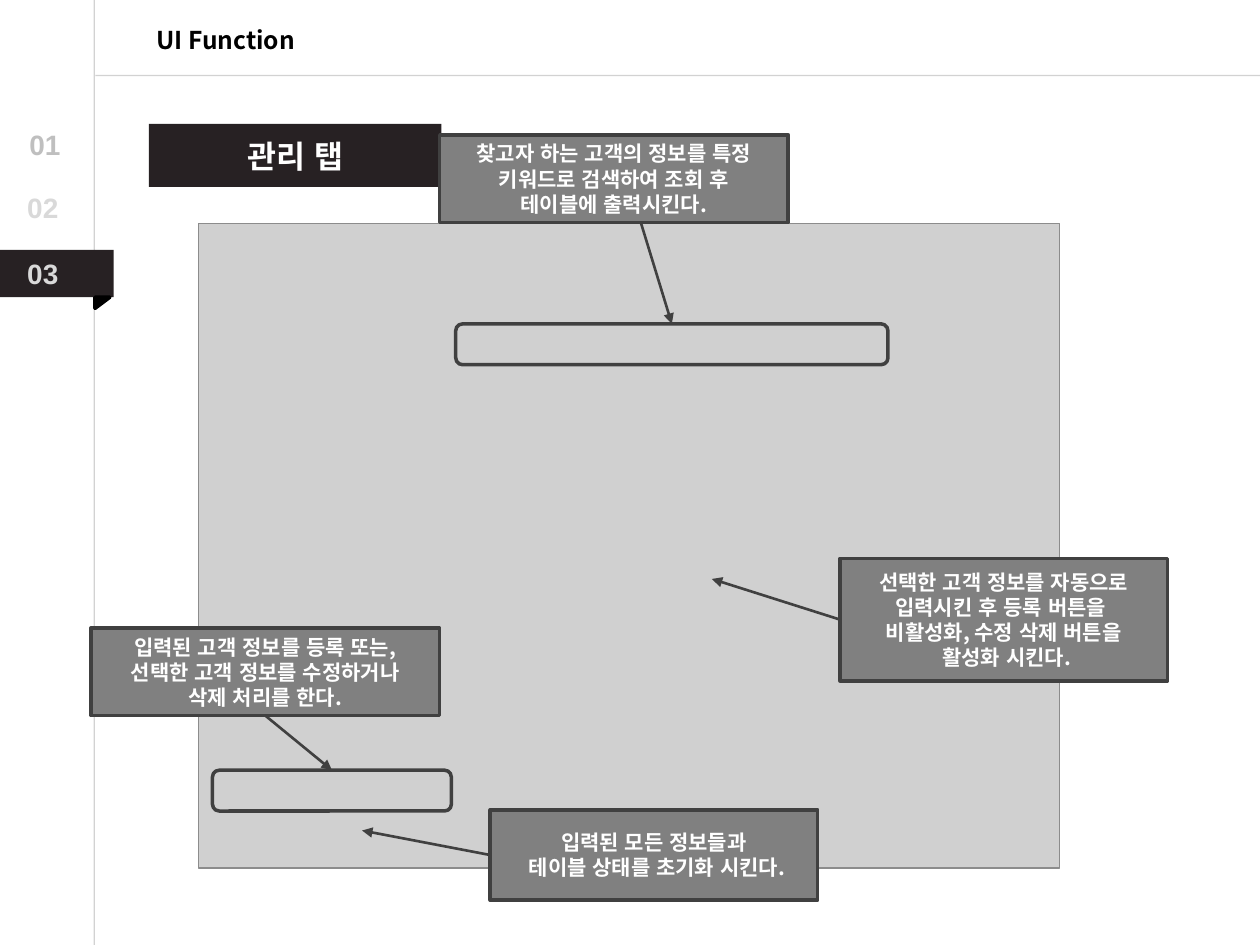
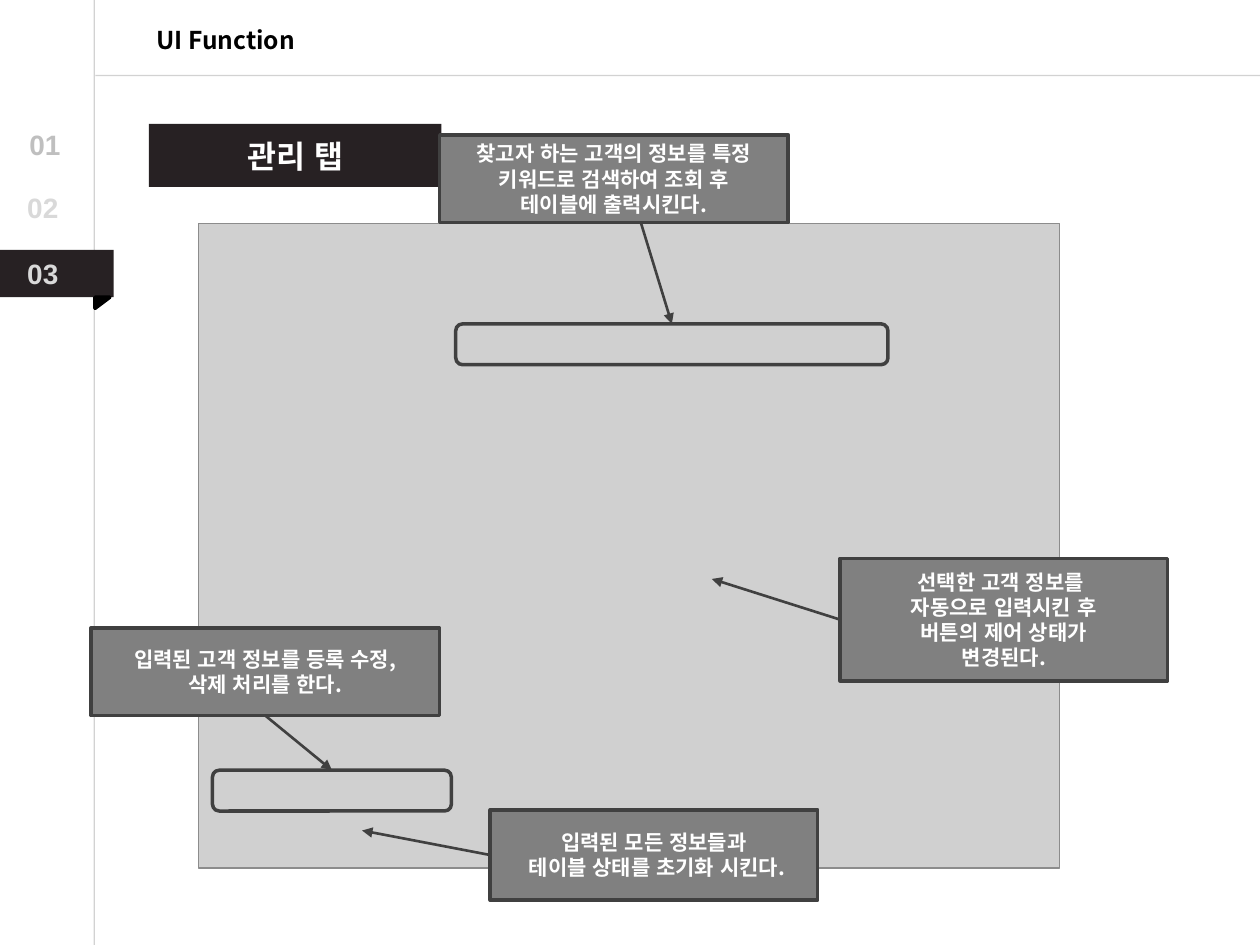
Before and after one commit to Dong-Jun-Shin/COMP_project, a slide deck: slide 35 of Document/DOC_source/ppt/COMP_Project_ppt.pptx. Drawn at 1260x945 pixels with LibreOffice and Linux fonts; fonts in the diff are those of the drawing; grey boxes stand for pictures. Boxes give left, top, right and bottom in pixels: in the first picture for what was removed or moved away, otherwise in the second. Text is boxed around its words. In the diff, an @@ line names an element or a change of style, - is before the commit and + after.

Commit message:
19/11/28
ppt 수정

```diff
--- a/Document/DOC_source/ppt/COMP_Project_ppt.pptx
+++ b/Document/DOC_source/ppt/COMP_Project_ppt.pptx
@@ text in rectangle at (911,572,1096,667): text changed @@
-선택한 고객 정보를 자동으로
-입력시킨 후 등록 버튼을
-비활성화, 수정 삭제 버튼을
-활성화 시킨다.
+선택한 고객 정보를
+자동으로 입력시킨 후
+버튼의 제어 상태가
+변경된다.
@@ text in rectangle at (134,649,397,671): text changed @@
-입력된 고객 정보를 등록 또는,
-선택한 고객 정보를 수정하거나
+입력된 고객 정보를 등록 수정,
```
Also in this commit, not shown: 8 other slides changed, 1 slide added.
